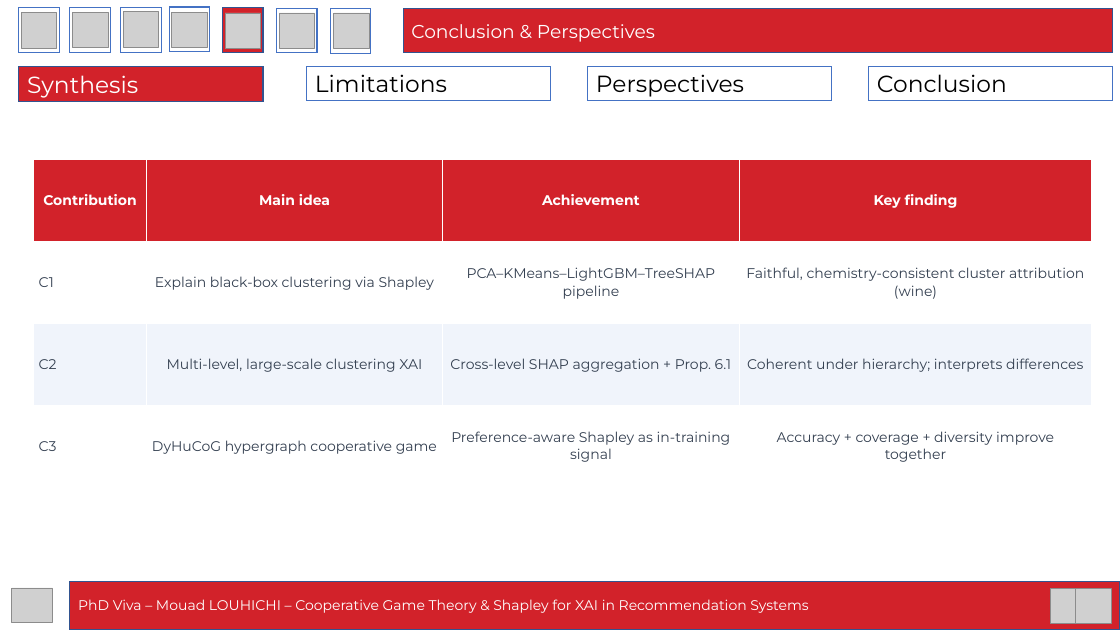
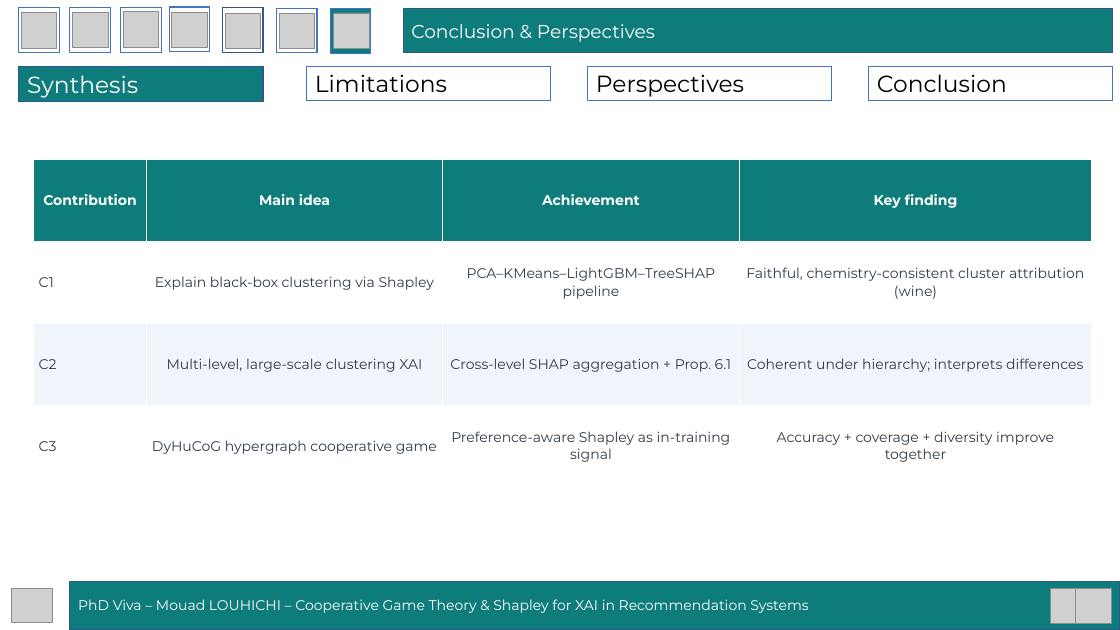
Before and after one commit to mouadlouhichi/phd-prep, a slide deck: slide 54 of viva/MOUAD_LOUHICHI_VIVA_40min.pptx. Drawn at 1120x630 pixels with LibreOffice and Linux fonts; fonts in the diff are those of the drawing; grey boxes stand for pictures. Boxes give left, top, right and bottom in pixels: in the first picture for what was removed or moved away, otherwise in the second. Text is boxed around its words. In the diff, an @@ line names an element or a change of style, - is before the commit and + after.

Commit message:
Fix active-tab navigation, switch to teal palette, add architecture figures
- Correct the 7-tab navigation highlight so each slide shows the tab of
  the section it belongs to (Intro=1, Context=2, Protocols=3, C1=4, C2=5,
  C3=6, Conclusion=7). Previously content slides always highlighted tab 3
  and contribution slides tab 5 (the archetype's frozen highlight).
- Replace the ENSIAS red accent with a teal + charcoal palette (ACCENT
  #0E7C7B, DEEP #0A5F5E, powder panels) chosen for WCAG AA contrast.
- Generate and embed three architecture diagrams (C1 PCA->KMeans->LightGBM
  ->TreeSHAP pipeline, C2 multi-level hierarchy with Prop 6.1, C3 DyHuCoG
  hypergraph message passing) via a new viva/figures.py PIL generator.
- Ignore regenerated viva/_figs and viva/_glyphs artifacts.

```diff
--- a/viva/MOUAD_LOUHICHI_VIVA_40min.pptx
+++ b/viva/MOUAD_LOUHICHI_VIVA_40min.pptx
@@ rectangle at box(223, 8, 263, 52): fill #D2222A to #FFFFFF @@
@@ rectangle at box(330, 9, 371, 54): fill #FFFFFF to #0E7C7B @@
@@ fill #D2222A to #0E7C7B in 3 elements at box(70, 581, 1120, 629), box(403, 8, 1113, 53), box(19, 67, 264, 102) @@
@@ table at box(34, 160, 1092, 487) @@
@@ fill #D2222A to #0E7C7B in row 1 @@
@@ text colour #333F50 to #2F3B49 in "C1", "Explain black-box clustering via Shapley", "PCA–KMeans–LightGBM–TreeSHAP pipeline", "Faithful, chemistry-consistent cluster attribution (wine)" and 8 more places @@
```
Also in this commit, not shown: 58 other slides changed, 3 other files.
